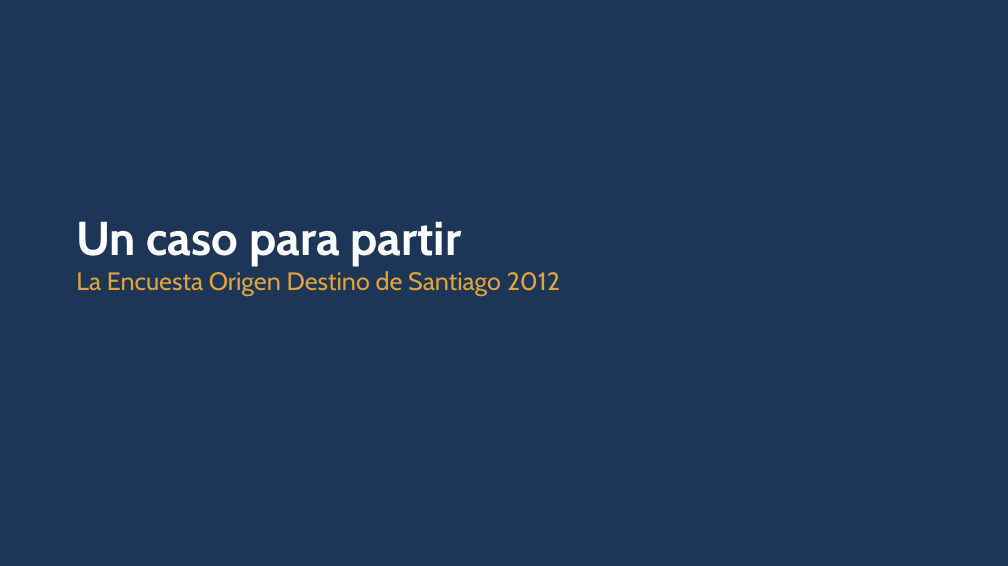
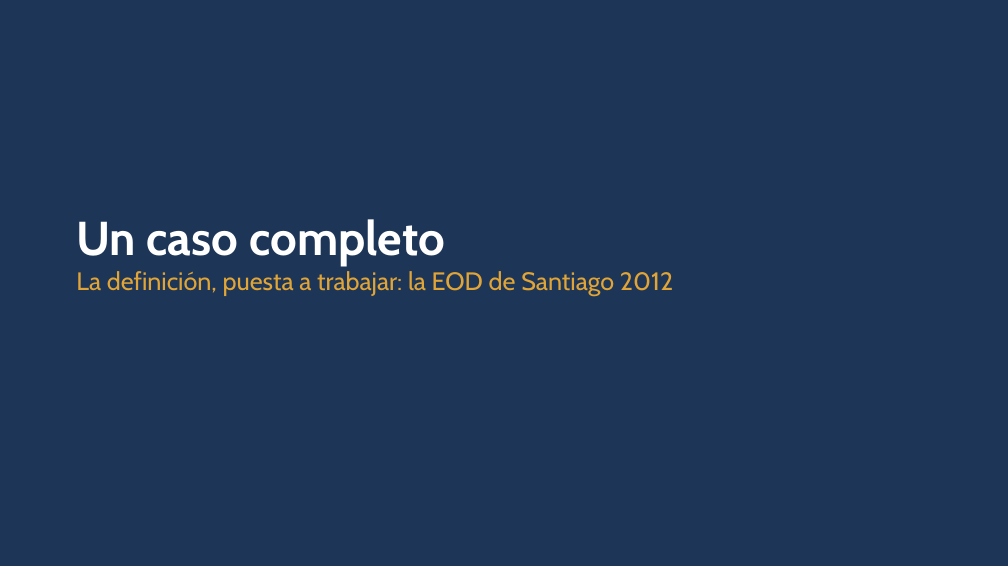
Before and after one commit to daniopitz/diplomado-cdd, a slide deck: slide 12 of presentaciones/clase01_fundamentos_ecosistema.pptx (slide 4 before the commit). Drawn at 1008x566 pixels with LibreOffice and Linux fonts; fonts in the diff are those of the drawing. Boxes give left, top, right and bottom in pixels: in the first picture for what was removed or moved away, otherwise in the second. Text is boxed around its words. In the diff, an @@ line names an element or a change of style, - is before the commit and + after.

```diff
--- a/presentaciones/clase01_fundamentos_ecosistema.pptx
+++ b/presentaciones/clase01_fundamentos_ecosistema.pptx
@@ text at [76,219,673,296]: text changed @@
-Un caso para partir
-La Encuesta Origen Destino de Santiago 2012
+Un caso completo
+La definición, puesta a trabajar: la EOD de Santiago 2012
```
Also in this commit, not shown: 9 other slides changed, 2 slides added, 1 other file.
